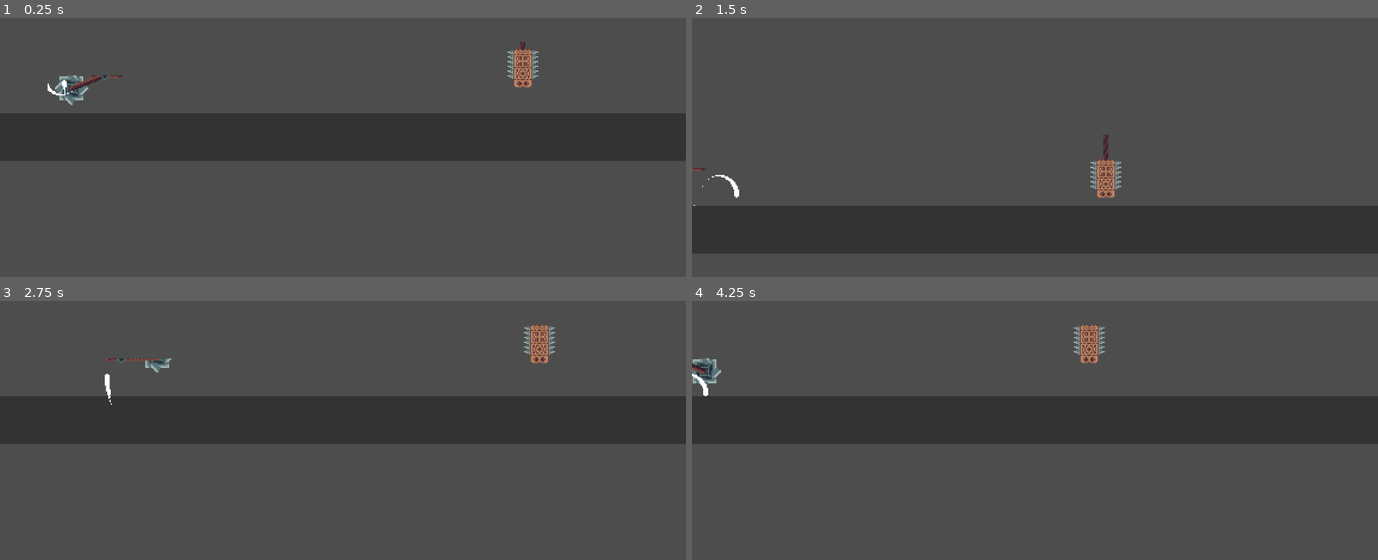
Above: before the commit, frames 1-4 (two rows, left to right).
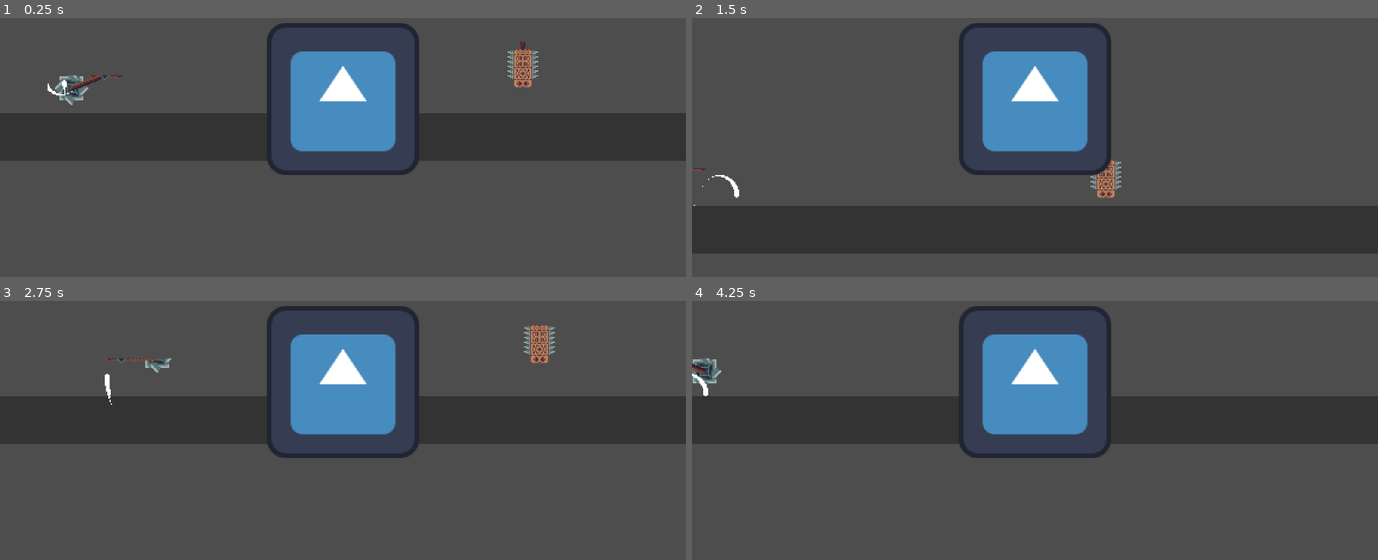
Above: after the commit, the same moments.

Repository: LakshyaChahar/CrimsonClaw
Game: Godot game, scene res://Scenes/Levels/dummy_level.tscn
Two runs of this game, one before a commit and one after it. Both use one fixed random seed, a clock stepped at 60 frames per second and the inputs below. The engine's default icon, where the game draws it, is replaced by a stand-in: a white triangle on a blue panel in a dark square.
Inputs (mouse positions are in pixels of both pictures, inside the frame that each line leads up to):
- Up to frame 1 (0.25 s): no input
- Up to frame 2 (1.5 s): tap Enter (ui_accept) at 0.5 s; move the mouse to (1185, 80) at 0.52 s; hold D (move_right) from 0.53 s (still down); click (1185, 80) at 0.6 s; tap Space (jump) at 0.77 s; move the mouse to (897, 119) at 1.27 s; click (897, 119) at 1.35 s
- Up to frame 3 (2.75 s): tap Space (jump) at 1.52 s; move the mouse to (outside the picture) at 2.02 s; release D (move_right) at 2.03 s; hold A (move_left) from 2.03 s (still down); tap Shift (dash) at 2.1 s; click (outside the picture) at 2.3 s
- Up to frame 4 (4.25 s): move the mouse to (1000, 458) at 2.77 s; release A (move_left) at 2.78 s; hold D (move_right) from 2.78 s (still down); click (1000, 458) at 2.85 s; tap Space (jump) at 3.02, 3.77 s; move the mouse to (1240, 440) at 3.52 s; click (1240, 440) at 3.6 s

The runs differ from the first frame. In frame 1, 8.8% of the frame differs, in the area x 38-62%, y 1-61%; in frame 2, 7.6%; in frame 3, 8.8%; in frame 4, 9.2%.

Commit message:
feat:implemented ghoul stalker scene

Diff:
--- /dev/null
+++ b/Scenes/Entities/Enemy/Stalkerghoul.tscn
@@ -0,0 +1,110 @@
+[gd_scene format=3 uid="uid://dy6f7wyuq08p2"]
+
+[ext_resource type="Script" uid="uid://b7bqmijn7m85" path="res://Scripts/Entities/Enemy/enemy.gd" id="1_enemy"]
+[ext_resource type="Script" uid="uid://o574iqi28cq3" path="res://Scripts/Core/character_animation_manager.gd" id="2_anim_mgr"]
+[ext_resource type="Script" uid="uid://ch643o6echy12" path="res://Scripts/Core/character_state_machine.gd" id="3_state_mc"]
+[ext_resource type="Script" uid="uid://hasrwey3fali" path="res://Scripts/Entities/Enemy/States/enemy_idle_state.gd" id="4_idle"]
+[ext_resource type="Script" uid="uid://bsnyo0jm4b8um" path="res://Scripts/Entities/Enemy/States/enemy_walk_state.gd" id="5_walk"]
+[ext_resource type="Script" uid="uid://bvy2egwkpybek" path="res://Scripts/Entities/Enemy/States/enemy_attack_state.gd" id="6_attack"]
+[ext_resource type="Script" uid="uid://1nmwna68cnsy" path="res://Scripts/Entities/Enemy/States/enemy_dead_state.gd" id="7_dead"]
+[ext_resource type="Script" uid="uid://cks5b8uy7k5xl" path="res://Scripts/Core/hitbox.gd" id="8_hitbox"]
+[ext_resource type="Script" uid="uid://bohxydkawxl6a" path="res://Scripts/Core/hurtbox.gd" id="9_hurtbox"]
+[ext_resource type="Texture2D" uid="uid://4q335xxs2p" path="res://icon.svg" id="10_icon"]
+[ext_resource type="Script" uid="uid://bepks2wkbf08x" path="res://Scripts/Entities/Enemy/States/enemy_ambush_state.gd" id="11_ambush"]
+
+[sub_resource type="CapsuleShape2D" id="CapsuleShape2D_1"]
+radius = 8.0
+height = 24.0
+
+[sub_resource type="SpriteFrames" id="SpriteFrames_1"]
+animations = [{
+"frames": [{
+"duration": 1.0,
+"texture": ExtResource("10_icon")
+}],
+"loop": false,
+"name": &"attack",
+"speed": 5.0
+}, {
+"frames": [{
+"duration": 1.0,
+"texture": ExtResource("10_icon")
+}],
+"loop": false,
+"name": &"die",
+"speed": 5.0
+}, {
+"frames": [{
+"duration": 1.0,
+"texture": ExtResource("10_icon")
+}],
+"loop": true,
+"name": &"idle",
+"speed": 5.0
+}, {
+"frames": [{
+"duration": 1.0,
+"texture": ExtResource("10_icon")
+}],
+"loop": true,
+"name": &"walk",
+"speed": 5.0
+}]
+
+[sub_resource type="CircleShape2D" id="CircleShape2D_0fwr3"]
+radius = 16.0
+
+[node name="Stalkerghoul" type="CharacterBody2D" unique_id=1282923343]
+collision_layer = 2
+script = ExtResource("1_enemy")
+is_stealth = true
+
+[node name="CollisionShape2D" type="CollisionShape2D" parent="." unique_id=118613801]
+shape = SubResource("CapsuleShape2D_1")
+
+[node name="AnimatedSprite2D" type="AnimatedSprite2D" parent="." unique_id=1128877175]
+sprite_frames = SubResource("SpriteFrames_1")
+animation = &"idle"
+
+[node name="CharacterAnimationManager" type="Node" parent="." unique_id=1863431276 node_paths=PackedStringArray("sprite")]
+script = ExtResource("2_anim_mgr")
+sprite = NodePath("../AnimatedSprite2D")
+
+[node name="CharacterStateMachine" type="Node" parent="." unique_id=606870356 node_paths=PackedStringArray("initial_state")]
+script = ExtResource("3_state_mc")
+initial_state = NodePath("Idle")
+
+[node name="Idle" type="Node" parent="CharacterStateMachine" unique_id=314228202]
+script = ExtResource("4_idle")
+
+[node name="Walk" type="Node" parent="CharacterStateMachine" unique_id=1871319818]
+script = ExtResource("5_walk")
+
+[node name="Attack" type="Node" parent="CharacterStateMachine" unique_id=1713900486]
+script = ExtResource("6_attack")
+
+[node name="Dead" type="Node" parent="CharacterStateMachine" unique_id=1287836092]
+script = ExtResource("7_dead")
+
+[node name="Ambush" type="Node" parent="CharacterStateMachine" unique_id=537801492]
+script = ExtResource("11_ambush")
+lunge_speed = 700.0
+
+[node name="Hitbox" type="Area2D" parent="." unique_id=1121732304]
+collision_layer = 32
+collision_mask = 4
+script = ExtResource("8_hitbox")
+damage = 25.0
+knockback_force = 200.0
+
+[node name="CollisionShape2D" type="CollisionShape2D" parent="Hitbox" unique_id=1855604419]
+shape = SubResource("CircleShape2D_0fwr3")
+disabled = true
+
+[node name="Hurtbox" type="Area2D" parent="." unique_id=1379276281]
+collision_layer = 8
+collision_mask = 0
+script = ExtResource("9_hurtbox")
+
+[node name="CollisionShape2D" type="CollisionShape2D" parent="Hurtbox" unique_id=1709409329]
+shape = SubResource("CapsuleShape2D_1")
--- a/Scenes/Entities/Player/player.tscn
+++ b/Scenes/Entities/Player/player.tscn
@@ -80,7 +80,6 @@
 shape = SubResource("CapsuleShape2D_1")
 
 [node name="AnimatedSprite2D" type="AnimatedSprite2D" parent="." unique_id=19559982]
-visible = false
 sprite_frames = SubResource("SpriteFrames_1")
 animation = &"attack"
 
--- a/Scenes/Levels/dummy_level.tscn
+++ b/Scenes/Levels/dummy_level.tscn
@@ -5,6 +5,7 @@
 [ext_resource type="PackedScene" uid="uid://cku1aeds5crdb" path="res://Scenes/Entities/Traps/saw_trap.tscn" id="3_saw_trap"]
 [ext_resource type="PackedScene" uid="uid://dm7q55brlfsy" path="res://Scenes/Entities/Traps/ceiling_trap.tscn" id="4_ua8hs"]
 [ext_resource type="PackedScene" uid="uid://coe2cgirmntry" path="res://Scenes/Entities/Traps/arrow_trap.tscn" id="5_dac6x"]
+[ext_resource type="PackedScene" path="res://Scenes/Entities/Enemy/Stalkerghoul.tscn" id="6_stalker_ghoul"]
 
 [sub_resource type="RectangleShape2D" id="RectangleShape2D_floor"]
 size = Vector2(2000, 40)
@@ -31,6 +32,12 @@
 [node name="Enemy" parent="." unique_id=238807970 instance=ExtResource("2_enemy")]
 position = Vector2(300, 50)
 
+[node name="NormalEnemy2" parent="." instance=ExtResource("2_enemy")]
+position = Vector2(500, 50)
+
+[node name="Stalkerghoul" parent="." instance=ExtResource("6_stalker_ghoul")]
+position = Vector2(-400, 50)
+
 [node name="Traps" type="Node2D" parent="." unique_id=2132875128]
 
 [node name="SawTrap" parent="Traps" unique_id=1577018637 instance=ExtResource("3_saw_trap")]
Not shown, added: Scripts/Entities/Enemy/States/enemy_ambush_state.gd.uid
